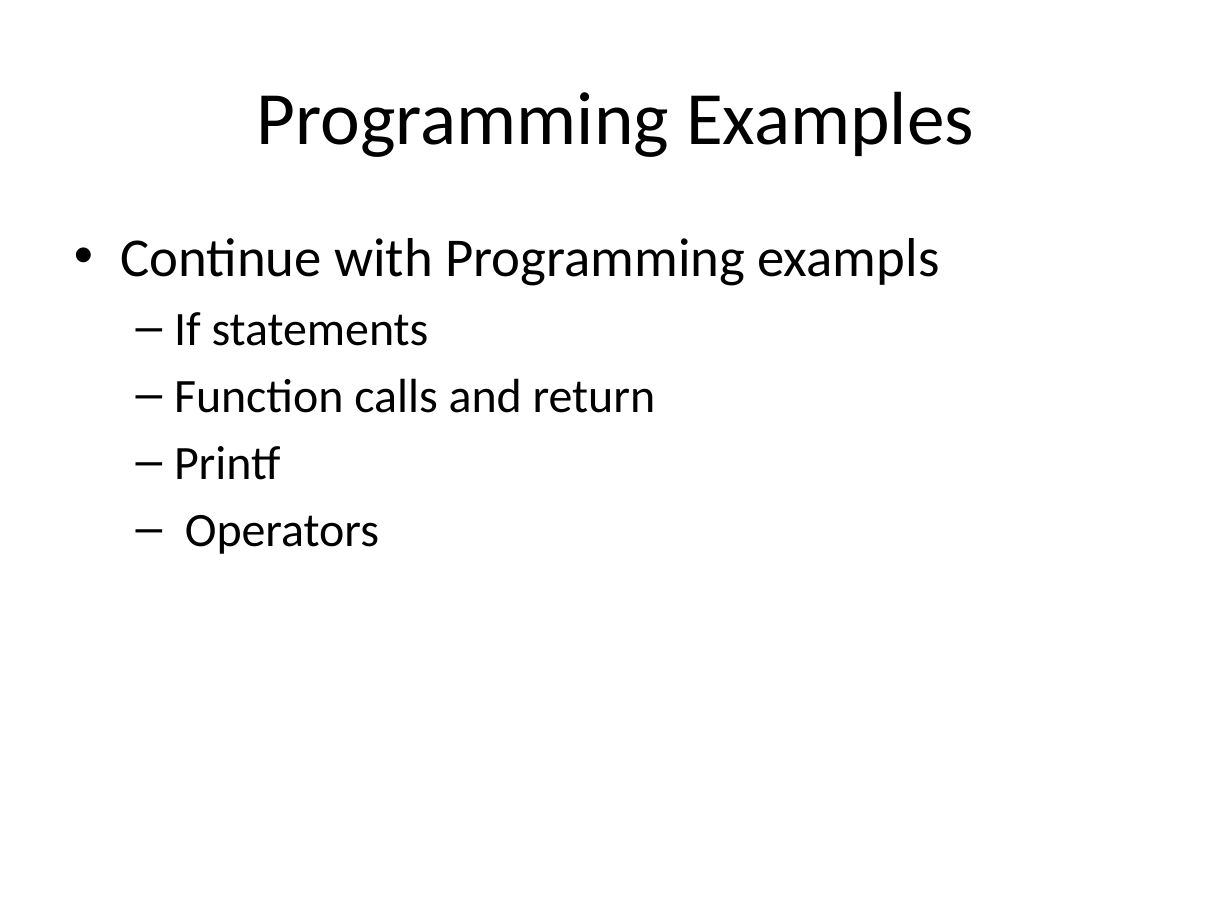
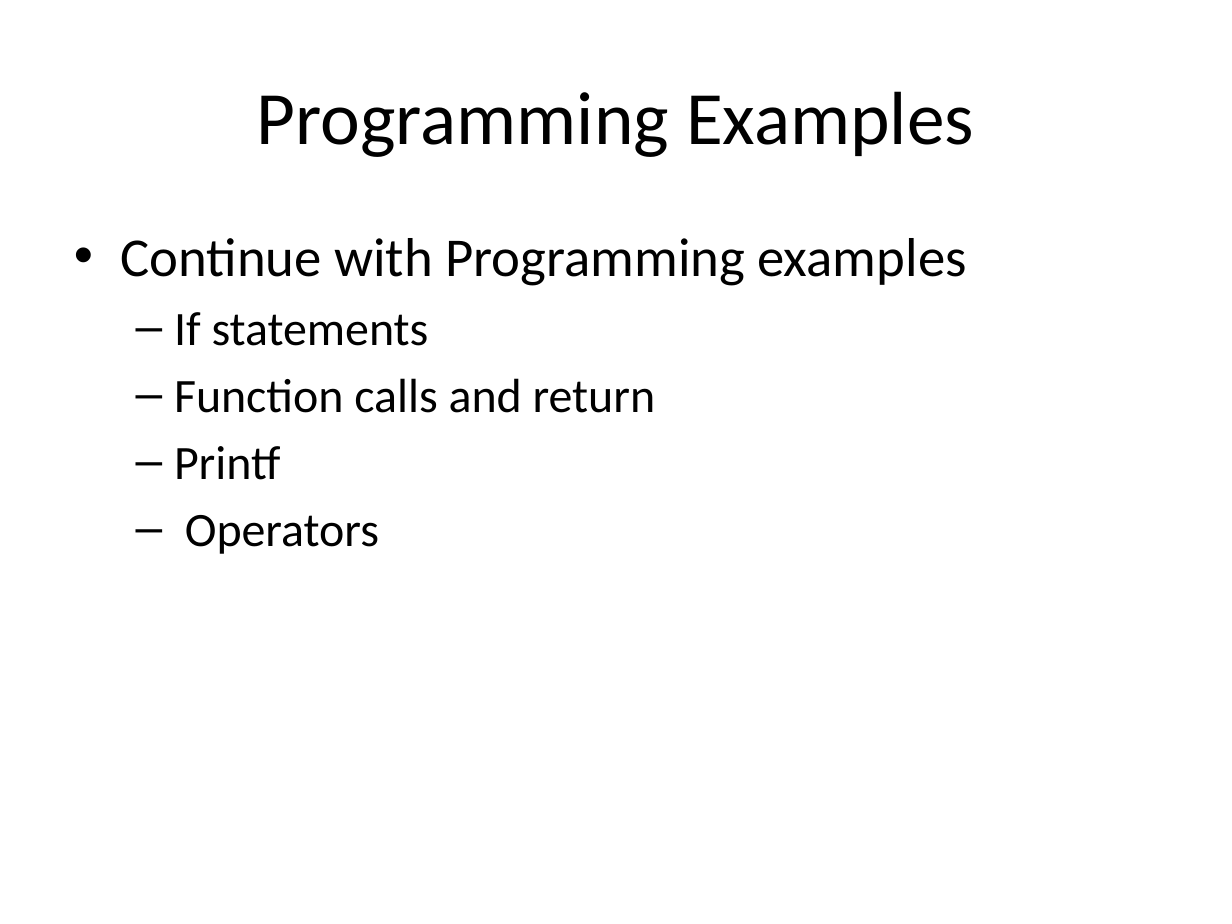
Before and after one commit to trampas/embedded_class, a slide deck: slide 18 of course_material/slides/Introduction to C programming.pptx. Drawn at 1232x924 pixels with LibreOffice and Linux fonts; fonts in the diff are those of the drawing. Boxes give left, top, right and bottom in pixels: in the first picture for what was removed or moved away, otherwise in the second. Text is boxed around its words. In the diff, an @@ line names an element or a change of style, - is before the commit and + after.

```diff
--- a/course_material/slides/Introduction to C programming.pptx
+++ b/course_material/slides/Introduction to C programming.pptx
@@ text at <box>120,238,967,286</box>: text changed @@
-• Continue with Programming exampls
+• Continue with Programming examples
```
Also in this commit, not shown: 2 other slides changed, 2 other files.
